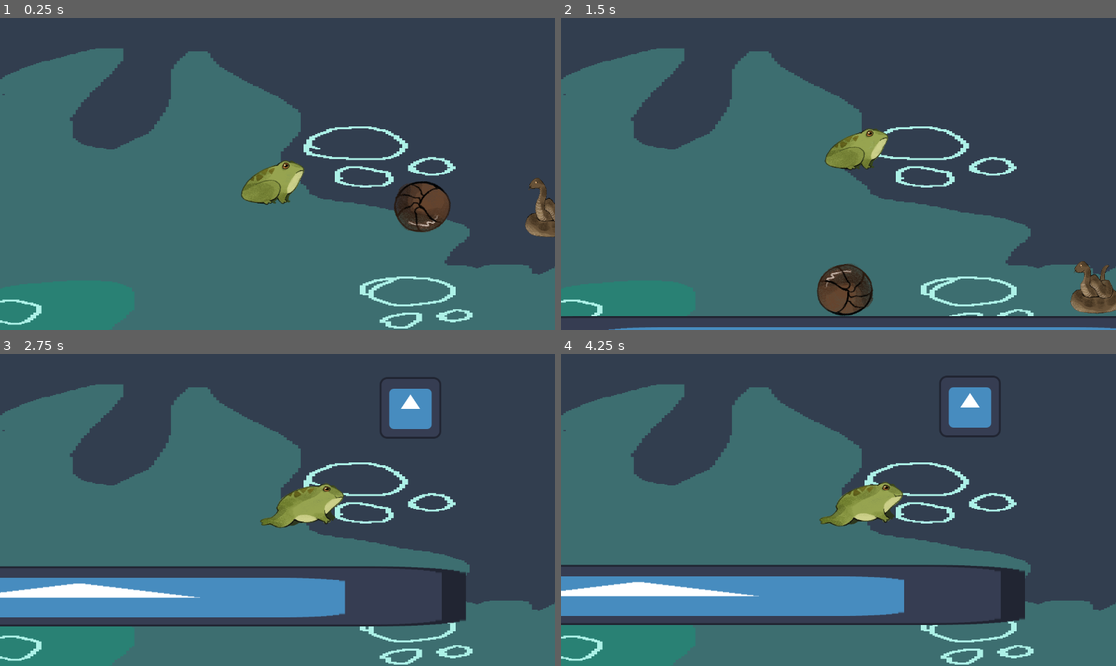
Above: before the commit, frames 1-4 (two rows, left to right).
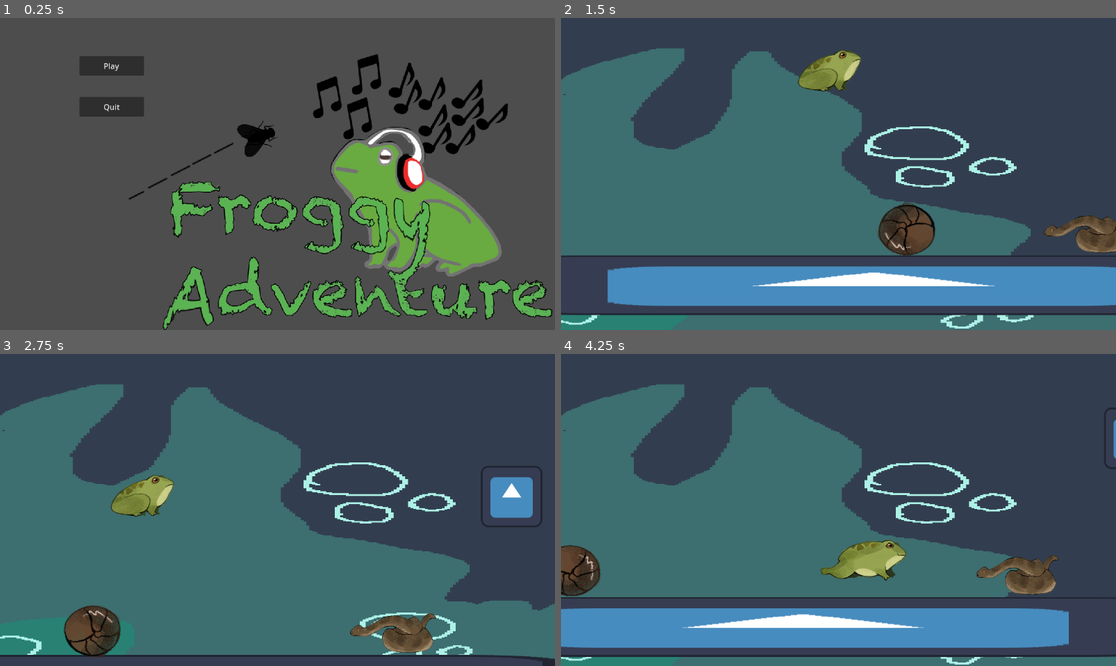
Above: after the commit, the same moments.

Repository: tmdragon2/Get-club-game-jam-project
Game: Godot game, scene res://title_screen.tscn
Same seed, same stepped clock (60 frames per second), same inputs: the game is played once before the commit and once after it. Before the commit the project starts from res://World.tscn. The engine's default icon, where the game draws it, is replaced by a stand-in: a white triangle on a blue panel in a dark square.
Inputs (mouse positions are in pixels of both pictures, inside the frame that each line leads up to):
- Up to frame 1 (0.25 s): no input
- Up to frame 2 (1.5 s): click (672, 64) at 0.5 s, where only the run after the commit has a clickable "Play"; tap Enter (ui_accept) at 1.25 s; move the mouse to (960, 158) at 1.27 s; hold Right (Player_right) from 1.28 s (still down); click (960, 158) at 1.35 s
- Up to frame 3 (2.75 s): keep holding Right (Player_right); tap Space (Player_Jump) at 1.52, 2.27 s; move the mouse to (166, 525) at 2.02 s; click (166, 525) at 2.1 s
- Up to frame 4 (4.25 s): move the mouse to (894, 441) at 2.77 s; release Right (Player_right) at 2.78 s; hold A (Player_left) 2.78-3.53 s; click (894, 441) at 2.85 s; move the mouse to (810, 572) at 3.52 s; hold Right (Player_right) from 3.53 s (still down); click (810, 572) at 3.6 s; tap Space (Player_Jump) at 3.77 s

The runs differ from the first frame. In frame 1, 99% of the frame differs, in the area x 0-100%, y 0-100%; in frame 2, 27%; in frame 3, 26%; in frame 4, 30%.

Commit message:
Title Screen revamp
Revamped title screen to what I had earlier

Diff:
--- a/Get Gamejam/project.godot
+++ b/Get Gamejam/project.godot
@@ -11,7 +11,7 @@
 [application]
 
 config/name="GET gamejam"
-run/main_scene="res://world.tscn"
+run/main_scene="res://title_screen.tscn"
 config/features=PackedStringArray("4.2", "GL Compatibility")
 config/icon="res://icon.svg"
 
--- /dev/null
+++ b/Get Gamejam/title_screen.gd
@@ -0,0 +1,11 @@
+extends Control
+
+
+func _on_play_pressed():
+	get_tree().change_scene_to_file("res://World.tscn")
+	pass # Replace with function body.
+
+
+func _on_quit_pressed():
+	get_tree().quit()
+	pass # Replace with function body.
--- /dev/null
+++ b/Get Gamejam/title_screen.tscn
@@ -0,0 +1,43 @@
+[gd_scene load_steps=3 format=3 uid="uid://bpfyiv5gx0wig"]
+
+[ext_resource type="Script" path="res://title_screen.gd" id="1_0w7gm"]
+[ext_resource type="Texture2D" uid="uid://qifxdjs3qtyl" path="res://froggy_adventures_logo.png" id="2_dg7di"]
+
+[node name="TitleScreen" type="Control"]
+layout_mode = 3
+anchors_preset = 15
+anchor_right = 1.0
+anchor_bottom = 1.0
+grow_horizontal = 2
+grow_vertical = 2
+script = ExtResource("1_0w7gm")
+
+[node name="TextureRect" type="TextureRect" parent="."]
+z_index = -1
+layout_mode = 0
+offset_left = 80.0
+offset_top = -4.0
+offset_right = 2021.0
+offset_bottom = 1242.0
+texture = ExtResource("2_dg7di")
+expand_mode = 1
+stretch_mode = 4
+
+[node name="Play" type="Button" parent="."]
+layout_mode = 0
+offset_left = 165.0
+offset_top = 79.0
+offset_right = 299.0
+offset_bottom = 120.0
+text = "Play"
+
+[node name="Quit" type="Button" parent="."]
+layout_mode = 0
+offset_left = 165.0
+offset_top = 164.0
+offset_right = 299.0
+offset_bottom = 205.0
+text = "Quit"
+
+[connection signal="pressed" from="Play" to="." method="_on_play_pressed"]
+[connection signal="pressed" from="Quit" to="." method="_on_quit_pressed"]
--- a/Get Gamejam/titlescreen.tscn
+++ /dev/null
@@ -1,45 +0,0 @@
-[gd_scene format=3 uid="uid://d1n44birk2o74"]
-
-[node name="Titlescreen" type="Node2D"]
-
-[node name="TextureRect" type="TextureRect" parent="."]
-offset_left = 1.0
-offset_top = -2.0
-offset_right = 42.0
-offset_bottom = 29.0
-
-[node name="MarginContainer" type="MarginContainer" parent="."]
-anchors_preset = -1
-anchor_right = 0.748487
-anchor_bottom = 0.803709
-offset_left = 1.0
-offset_top = -2.0
-offset_right = 42.0
-offset_bottom = 29.0
-
-[node name="VBoxContainer" type="VBoxContainer" parent="MarginContainer"]
-layout_mode = 2
-
-[node name="Control" type="Control" parent="MarginContainer"]
-layout_mode = 2
-
-[node name="Button2" type="Button" parent="MarginContainer/Control"]
-layout_mode = 2
-offset_left = 545.0
-offset_top = 458.0
-offset_right = 587.0
-offset_bottom = 489.0
-text = "Quit"
-
-[node name="Button" type="Button" parent="MarginContainer/Control"]
-layout_mode = 2
-anchor_left = 2.41463
-anchor_top = 3.51613
-anchor_right = 2.41463
-anchor_bottom = 3.51613
-offset_left = 447.0
-offset_top = 255.0
-offset_right = 489.0
-offset_bottom = 286.0
-text = "Play"
-metadata/_edit_use_anchors_ = true
Binary file added: Get Gamejam/froggy_adventures_logo.png
Not shown, added: Get Gamejam/froggy_adventures_logo.png.import
